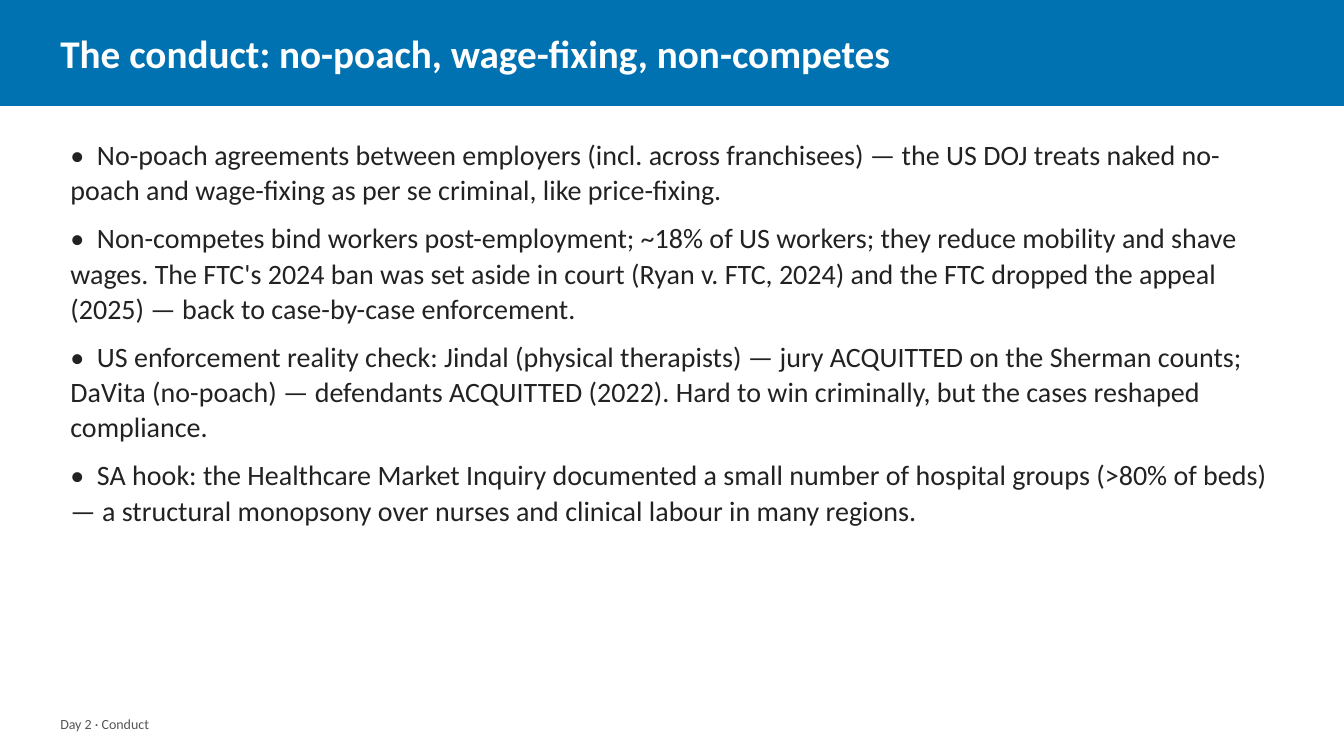
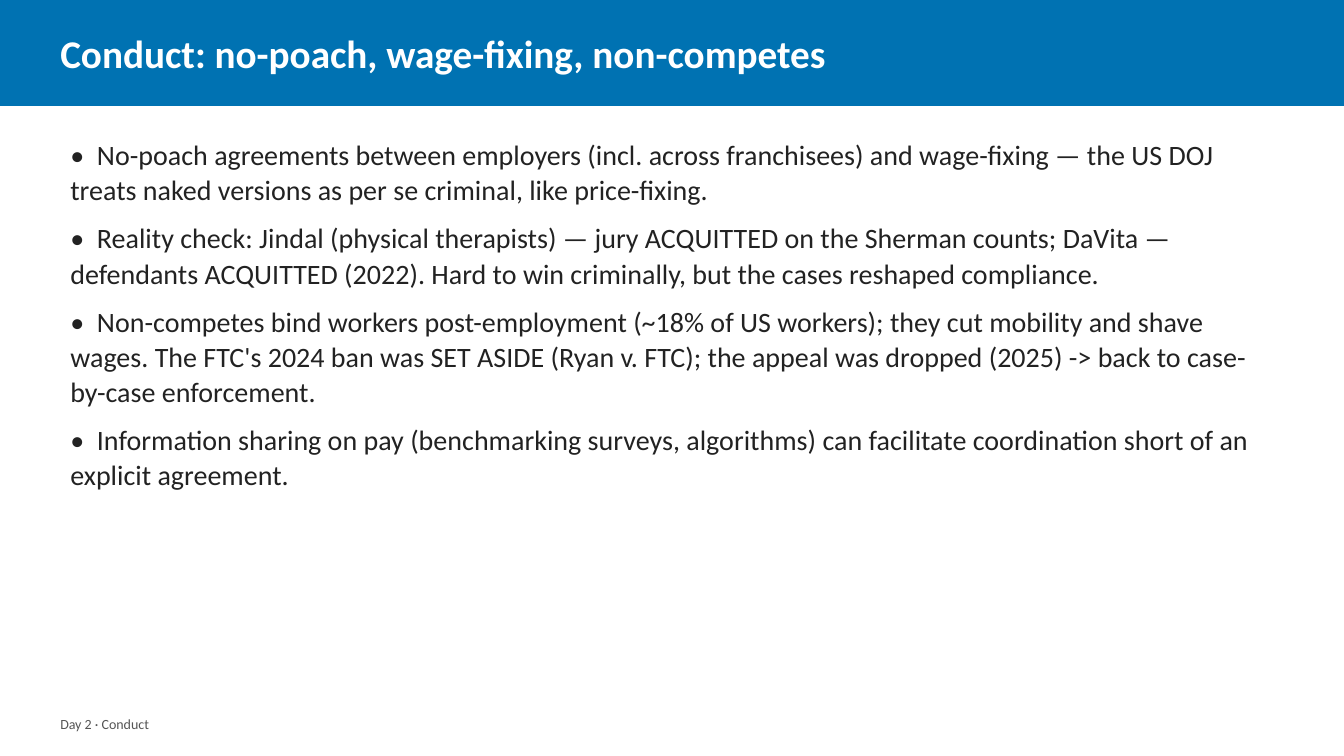
Before and after one commit to laurencehw/antitrust-methods, a slide deck: slide 43 of teaching/slides/day2_conduct.pptx (slide 21 before the commit). Drawn at 1344x756 pixels with LibreOffice and Linux fonts; fonts in the diff are those of the drawing. Boxes give left, top, right and bottom in pixels: in the first picture for what was removed or moved away, otherwise in the second. Text is boxed around its words. In the diff, an @@ line names an element or a change of style, - is before the commit and + after.

```diff
--- a/teaching/slides/day2_conduct.pptx
+++ b/teaching/slides/day2_conduct.pptx
@@ text at (60,40,825,75): text changed @@
-The conduct: no-poach, wage-fixing, non-competes
+Conduct: no-poach, wage-fixing, non-competes
@@ text at (70,144,1248,490): text changed @@
-• No-poach agreements between employers (incl. across franchisees) — the US DOJ treats naked no-poach and wage-fixing as per se criminal, like price-fixing.
-• Non-competes bind workers post-employment; ~18% of US workers; they reduce mobility and shave wages. The FTC's 2024 ban was set aside in court (Ryan v. FTC, 2024) and the FTC dropped the appeal (2025) — back to case-by-case enforcement.
-• US enforcement reality check: Jindal (physical therapists) — jury ACQUITTED on the Sherman counts; DaVita (no-poach) — defendants ACQUITTED (2022). Hard to win criminally, but the cases reshaped compliance.
-• SA hook: the Healthcare Market Inquiry documented a small number of hospital groups (>80% of beds) — a structural monopsony over nurses and clinical labour in many regions.
+• No-poach agreements between employers (incl. across franchisees) and wage-fixing — the US DOJ treats naked versions as per se criminal, like price-fixing.
+• Reality check: Jindal (physical therapists) — jury ACQUITTED on the Sherman counts; DaVita — defendants ACQUITTED (2022). Hard to win criminally, but the cases reshaped compliance.
+• Non-competes bind workers post-employment (~18% of US workers); they cut mobility and shave wages. The FTC's 2024 ban was SET ASIDE (Ryan v. FTC); the appeal was dropped (2025) -> back to case-by-case enforcement.
+• Information sharing on pay (benchmarking surveys, algorithms) can facilitate coordination short of an explicit agreement.
```
Also in this commit, not shown: 26 other slides changed, 27 slides added, 5 other files.
